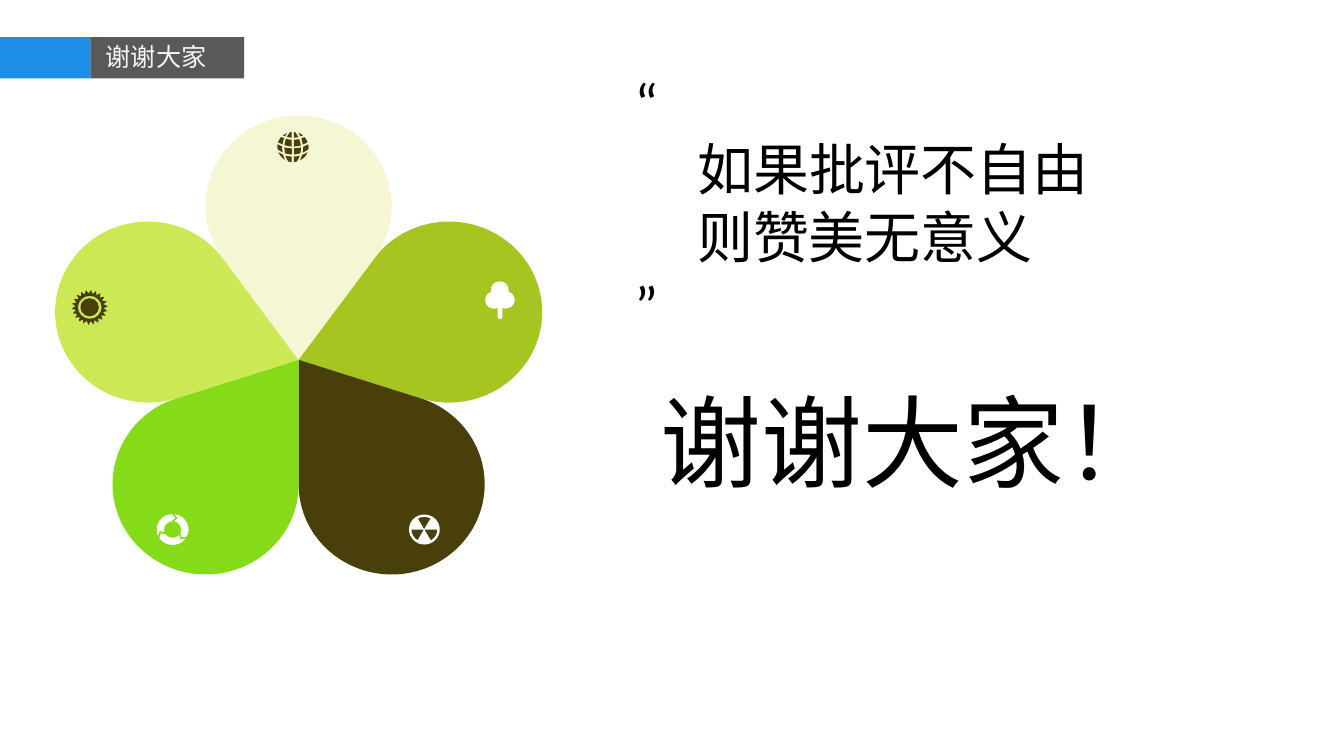
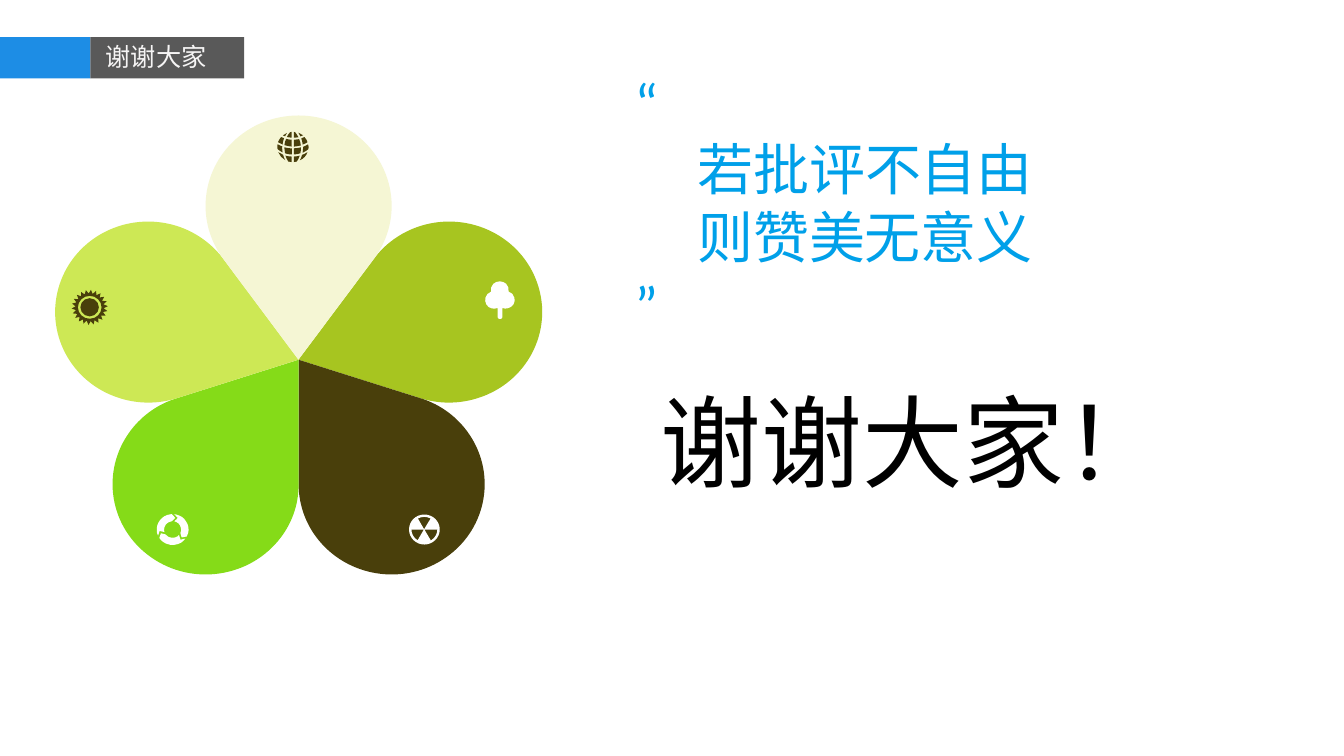
Before and after one commit to dongxf/PSI, a slide deck: slide 8 of doc/01 概要设计/PSI.pptx. Drawn at 1344x756 pixels with LibreOffice and Linux fonts; fonts in the diff are those of the drawing; background and template pictures are left out. Boxes give left, top, right and bottom in pixels: in the first picture for what was removed or moved away, otherwise in the second. Text is boxed around its words. In the diff, an @@ line names an element or a change of style, - is before the commit and + after.

Commit message:
修订ppt文案

```diff
--- a/doc/01 概要设计/PSI.pptx
+++ b/doc/01 概要设计/PSI.pptx
@@ text at (697,143,1033,195): text changed; text colour #000000 to #00A0E9 @@
-如果批评不自由
+若批评不自由
@@ text at (697,210,1033,263): text colour #000000 to #00A0E9 in "“", "则赞美无意义", "”" @@
```
